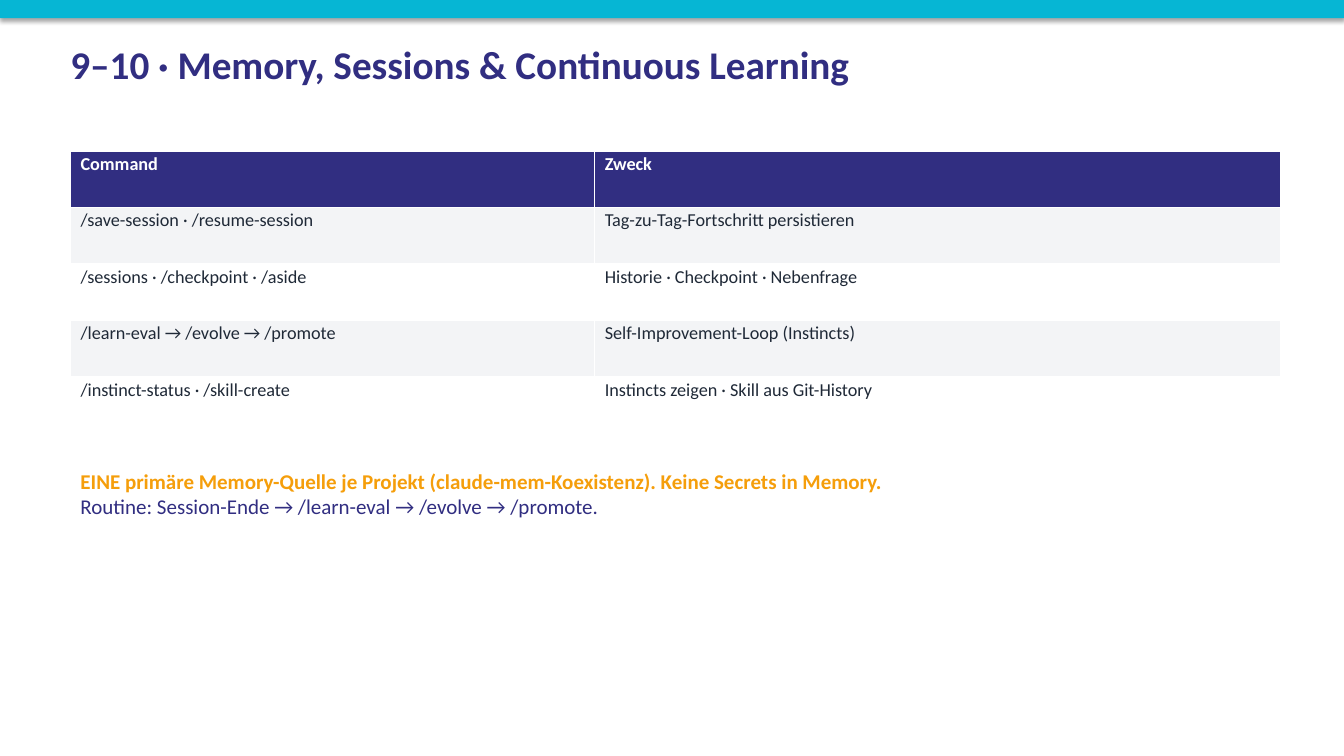
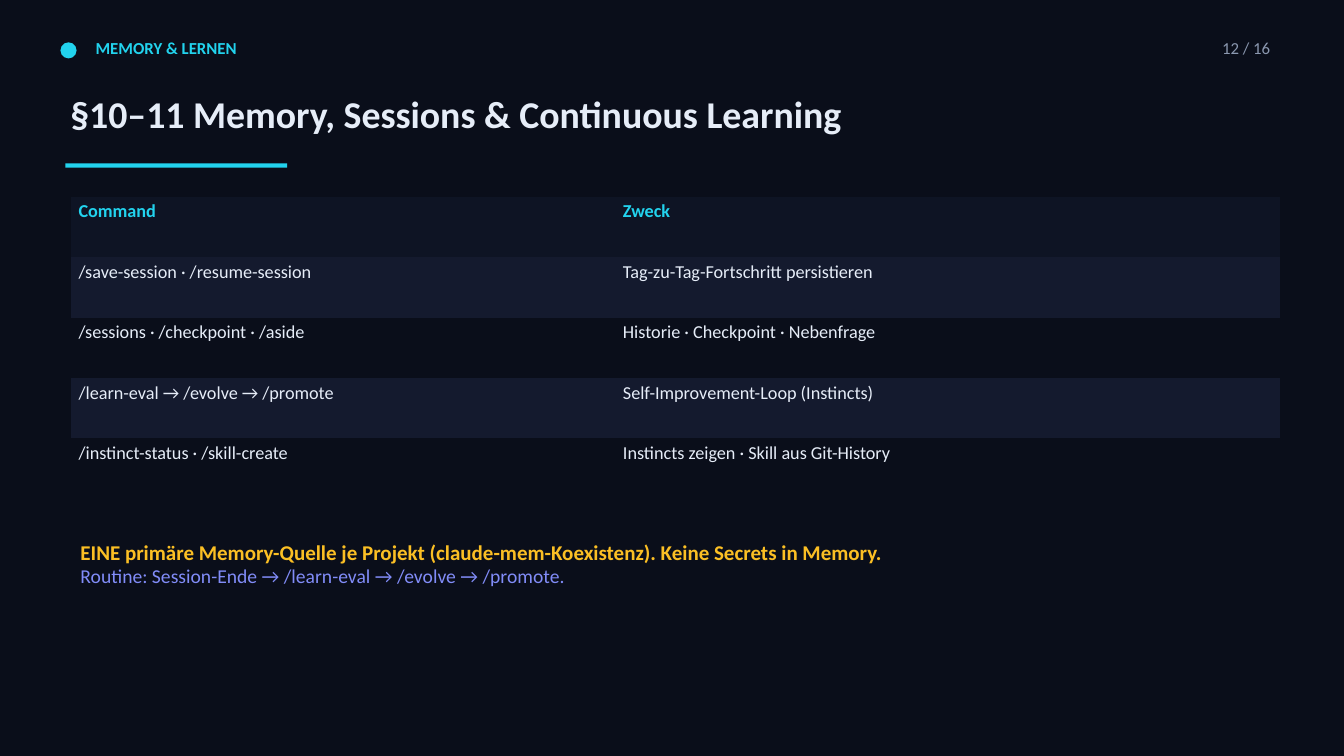
Before and after one commit to Paulee8155/Claude-Code-BestPractice, a slide deck: slide 13 of docs/ECC-Harness-Guide.de.pptx (slide 12 before the commit). Drawn at 1344x756 pixels with LibreOffice and Linux fonts; fonts in the diff are those of the drawing. Boxes give left, top, right and bottom in pixels: in the first picture for what was removed or moved away, otherwise in the second. Text is boxed around its words. In the diff, an @@ line names an element or a change of style, - is before the commit and + after.

```diff
--- a/docs/ECC-Harness-Guide.de.pptx
+++ b/docs/ECC-Harness-Guide.de.pptx
@@ background #FFFFFF to #0A0E1A @@
@@ rectangle removed at <box>0,0,1344,18</box> @@
@@ ellipse added at <box>60,42,77,58</box>, fill #22D3EE @@
@@ text added at <box>96,43,237,54</box>, 12 pt, text #22D3EE, bold @@
+MEMORY & LERNEN
@@ text added at <box>1222,42,1270,54</box>, 12 pt, text #8B98B0 @@
+12 / 16
@@ text at <box>70,101,842,135</box>: text changed; size 28 to 27 pt; text colour #312E81 to #E6EDF8 @@
-9–10 · Memory, Sessions & Continuous Learning
+§10–11 Memory, Sessions & Continuous Learning
@@ rectangle added at <box>66,163,287,167</box>, fill #22D3EE @@
@@ table at <box>71,197,1280,499</box> @@
@@ fill #312E81 to #0E1424 in row 1 @@
@@ fill #F3F4F6 to #141A2E in 4 cells @@
@@ fill #FFFFFF to #0A0E1A in 4 cells @@
@@ text colour #FFFFFF to #22D3EE in "Command", "Zweck" @@
@@ text colour #1F2937 to #E6EDF8 @@
@@ borders changed @@
@@ table: place and size @@
-table at <box>71,151,1280,434</box>
+table at <box>71,197,1280,499</box>
@@ text "EINE primäre Memory-Quelle je Projekt ...": place and size @@
-text "EINE primäre Memory-Quelle je Projekt ..." at <box>80,473,881,518</box>
+text "EINE primäre Memory-Quelle je Projekt ..." at <box>80,544,881,586</box>
@@ text "EINE primäre Memory-Quelle je Projekt ..." at <box>80,544,881,586</box>: text colour #F59E0B to #FBBF24 in "EINE primäre Memory-Quelle je Projekt (claude-mem-Koexistenz ..."; size 15 to 14 pt, text colour #312E81 to #818CF8 in "Routine: Session-Ende → /learn-eval → /evolve → ..." @@
```
Also in this commit, not shown: 12 other slides changed, 4 slides added, 1 slide removed, 5 other files.
